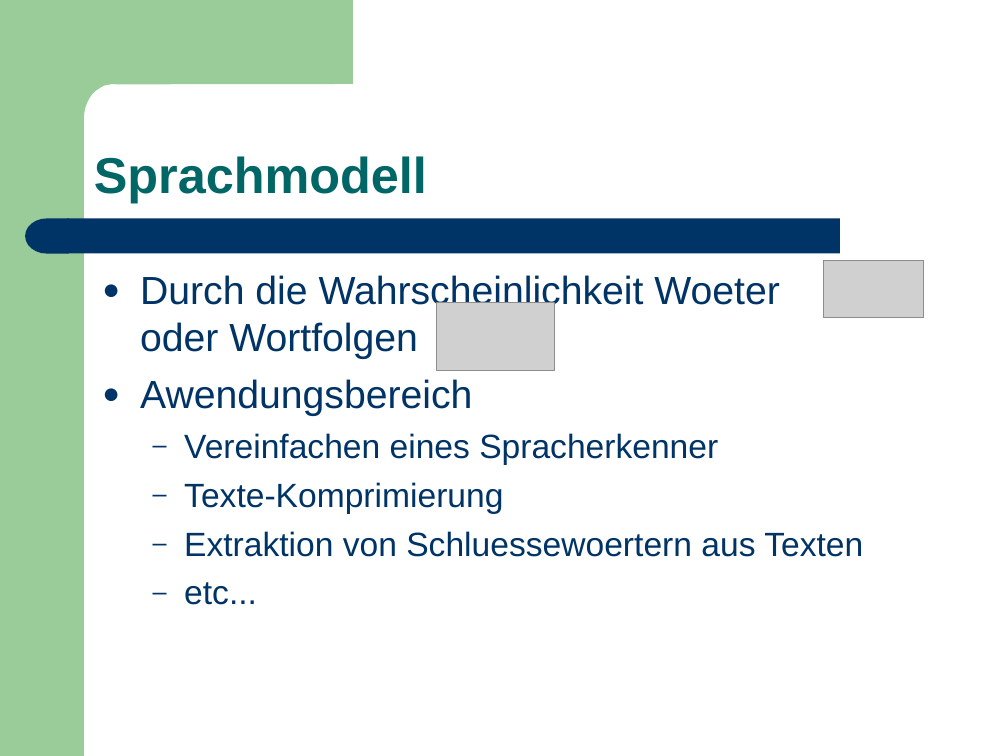
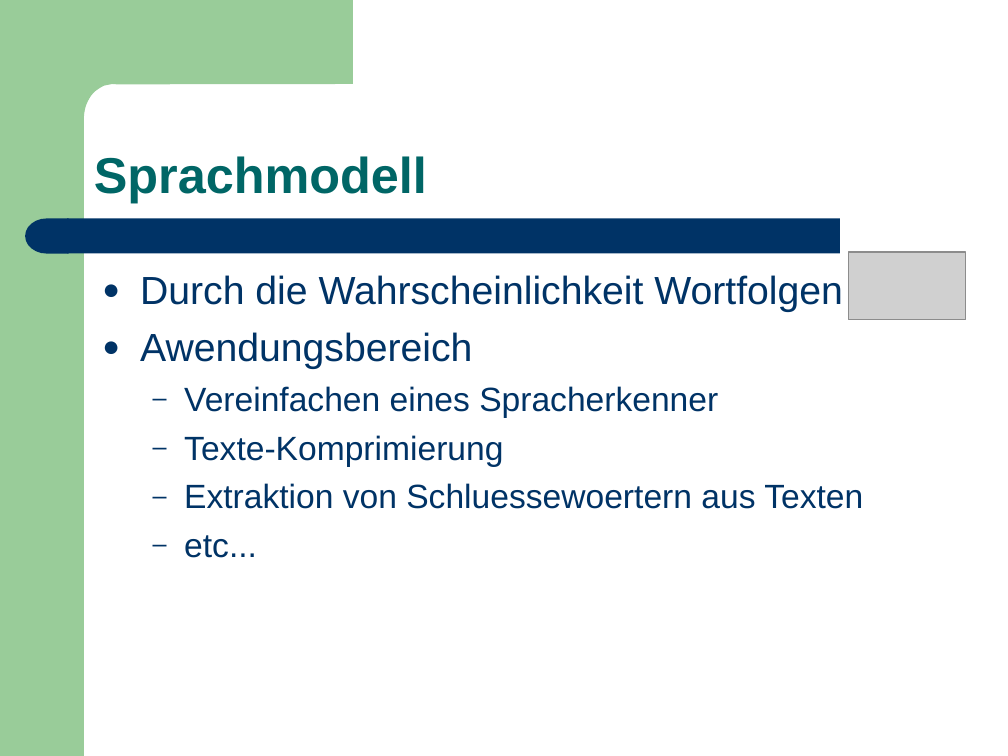
Before and after one commit to leonard117/arbeittet, a slide deck: slide 4 of ARS/doc/Training_Sprachmodell.ppt. Drawn at 1008x756 pixels with LibreOffice and Linux fonts; fonts in the diff are those of the drawing; grey boxes stand for pictures. Boxes give left, top, right and bottom in pixels: in the first picture for what was removed or moved away, otherwise in the second. Text is boxed around its words. In the diff, an @@ line names an element or a change of style, - is before the commit and + after.

```diff
--- a/ARS/doc/Training_Sprachmodell.ppt
+++ b/ARS/doc/Training_Sprachmodell.ppt
@@ picture: place and size @@
-picture at (824,260,924,318)
+picture at (849,252,967,320)
@@ text at (140,275,843,312): text changed @@
-● Durch die Wahrscheinlichkeit Woeter oder Wortfolgen
+● Durch die Wahrscheinlichkeit Wortfolgen
@@ picture removed at (436,302,554,370) @@
```
Also in this commit, not shown: 3 other slides changed, 2 other files.
